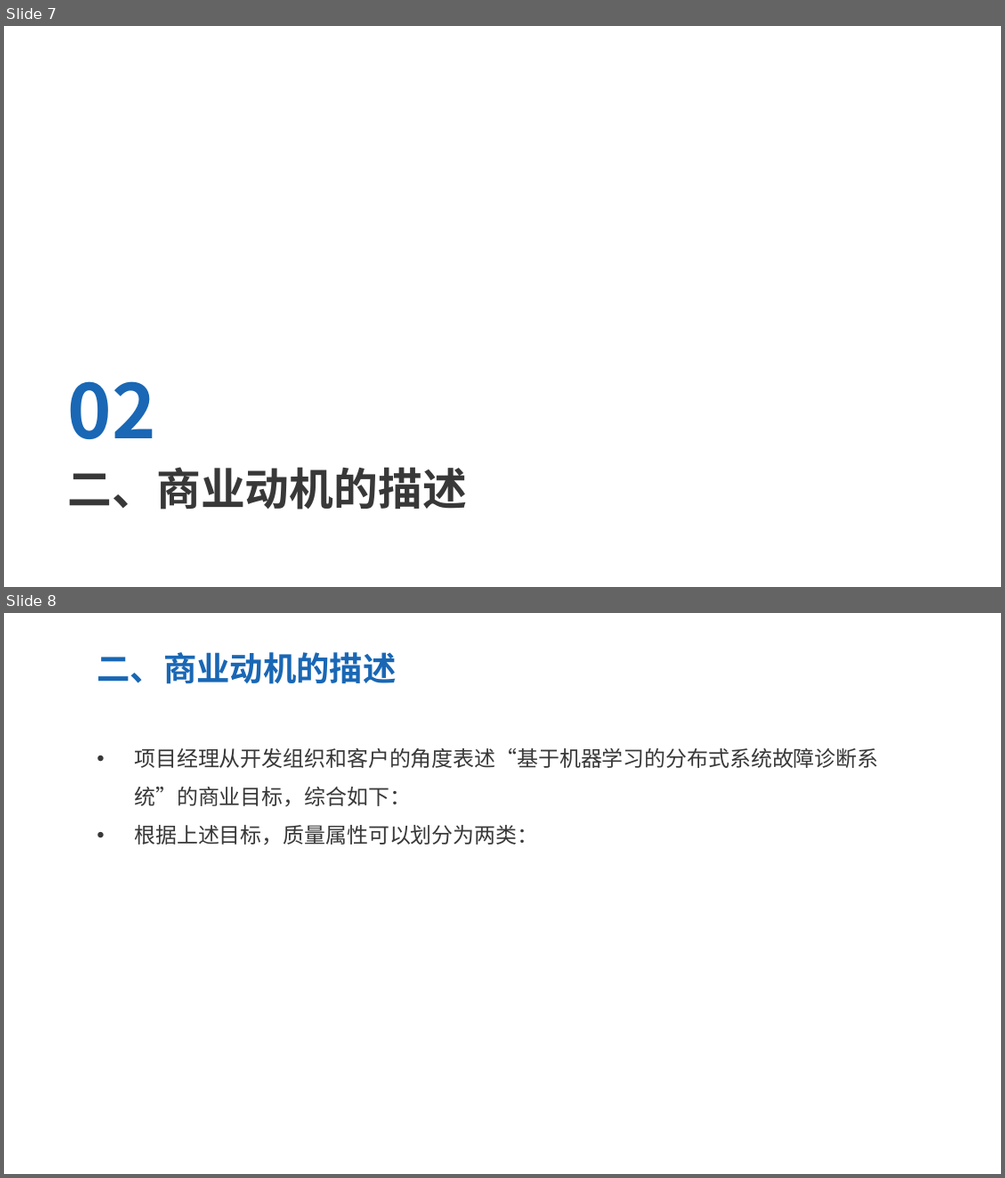
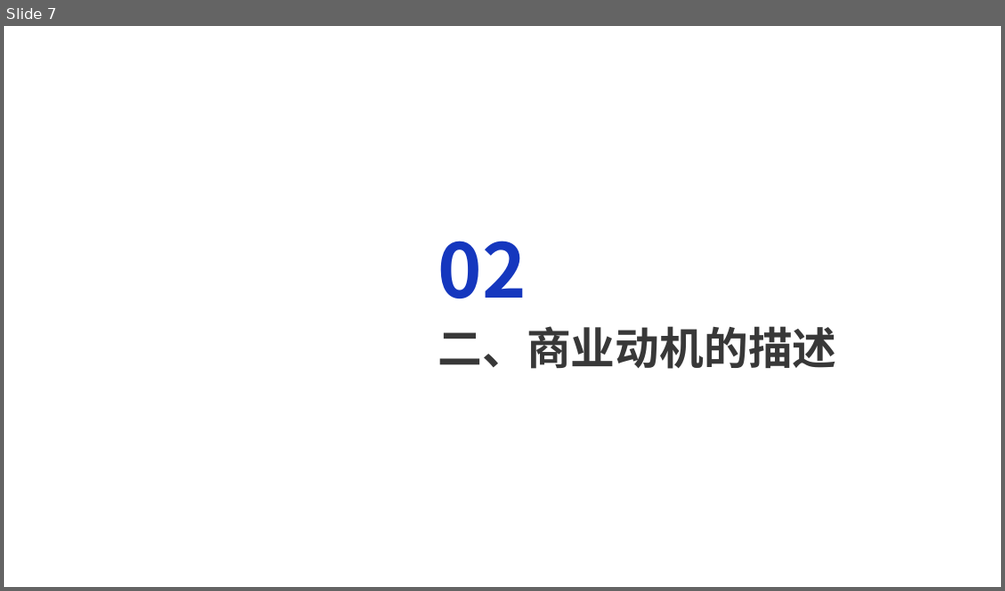
Before and after one commit to dekrt/SoftwareArchitecture, a slide deck: 架构评审-ArchitectureReview/架构评审-ArchitectureReview.pptx. Shown one above the other, each under a label of ours: slides 7 and 8 before the commit, slide 7 after it. The pictures are 1005x1178 and 1005x591 pixels, drawn with LibreOffice and Linux fonts; fonts in the diff are those of the drawing; background and template pictures are left out. Boxes give left, top, right and bottom in pixels: in the first picture for what was removed or moved away, otherwise in the second. Text is boxed around its words. In the diff, an @@ line names an element or a change of style, - is before the commit and + after.

```diff
--- a/架构评审-ArchitectureReview/架构评审-ArchitectureReview.pptx
+++ b/架构评审-ArchitectureReview/架构评审-ArchitectureReview.pptx
@@ slide 8 removed at (4,613,1001,1174), background #FFFFFF @@
@@ text removed at (97,652,396,684) @@
-二、商业动机的描述
@@ text removed at (134,748,878,844) @@
-• 项目经理从开发组织和客户的角度表述“基于机器学习的分布式系统故障诊断系统”的商业目标，综合如下：
-• 根据上述目标，质量属性可以划分为两类：
@@ slide 7 changed as well @@
@@ text "02": place and size @@
-text "02" at (68,381,156,439)
+text "02" at (438,240,526,298)
@@ text "02" at (438,240,526,298): text colour #1967B5 to #1537BE @@
@@ text "二、商业动机的描述": place and size @@
-text "二、商业动机的描述" at (68,467,467,509)
+text "二、商业动机的描述" at (438,326,837,369)
```
Also in this commit, not shown: 25 other slides changed, 8 slides added, 1 other file.
